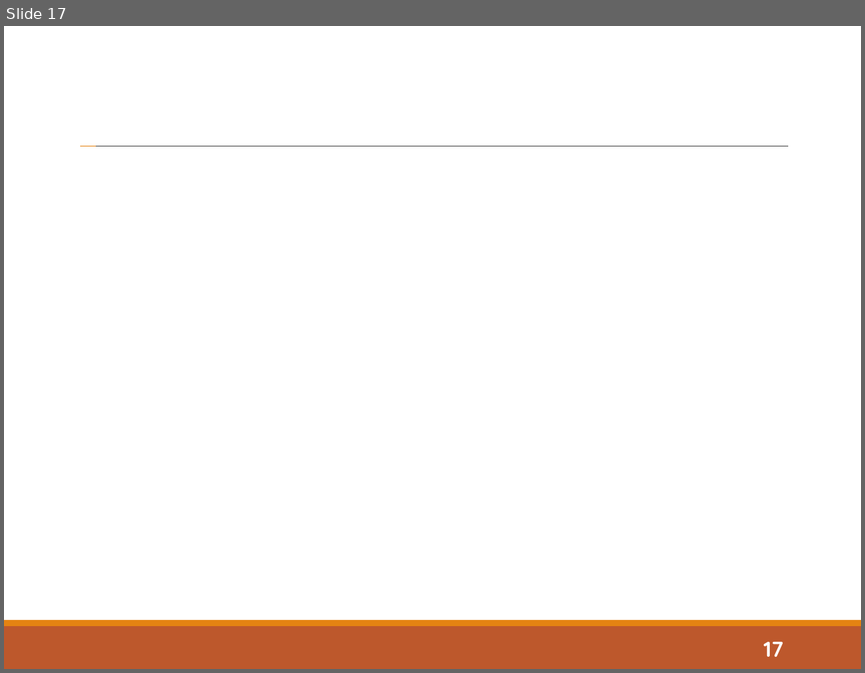
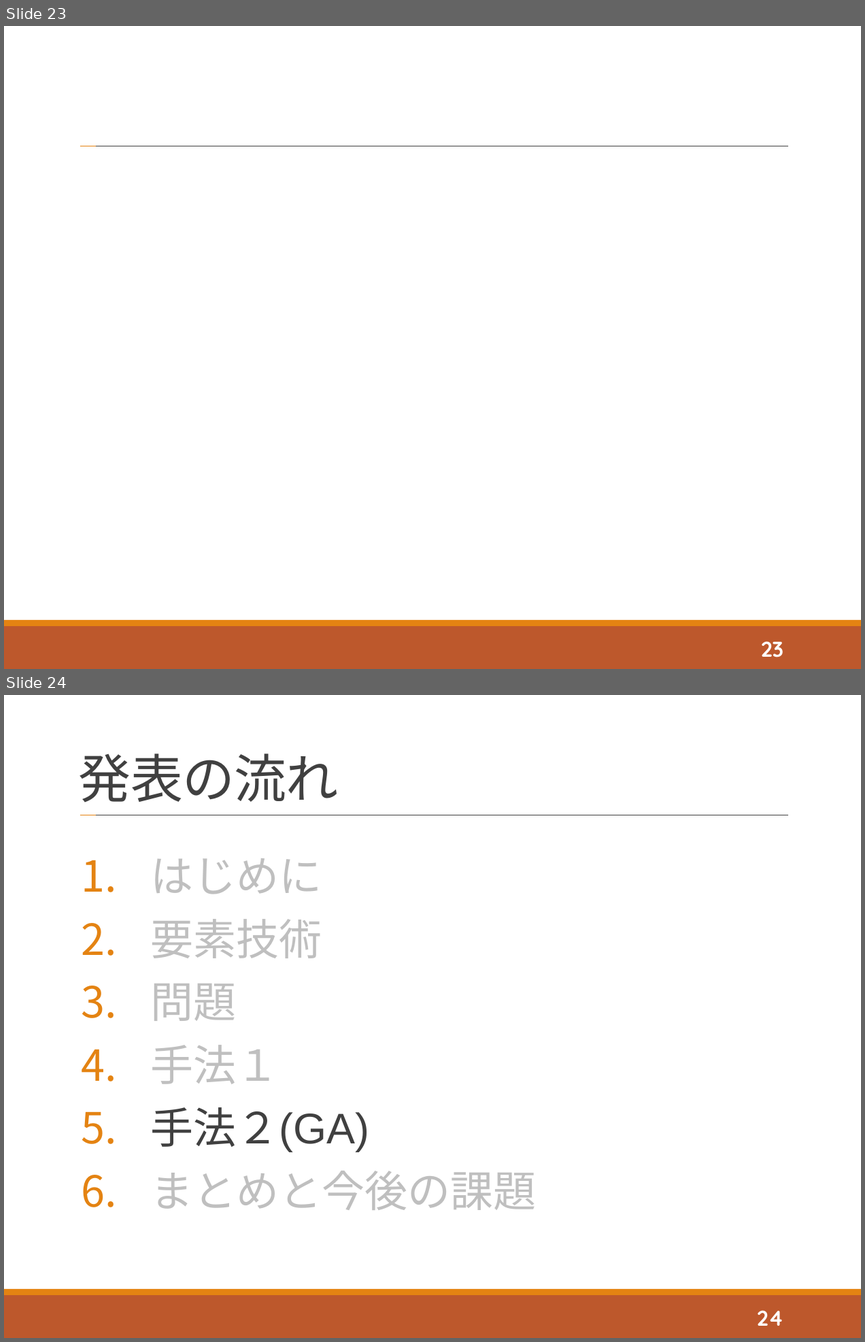
Before and after one commit to tatsuya-sugiyama/WeeklyReport, a slide deck: report/2020後期/2020_2nd_sugiyama.pptx. Shown one above the other, each under a label of ours: slide 17 before the commit, slides 23 and 24 after it. The pictures are 865x673 and 865x1342 pixels, drawn with LibreOffice and Linux fonts; fonts in the diff are those of the drawing. Boxes give left, top, right and bottom in pixels: in the first picture for what was removed or moved away, otherwise in the second. Text is boxed around its words. In the diff, an @@ line names an element or a change of style, - is before the commit and + after.

```diff
--- a/report/2020後期/2020_2nd_sugiyama.pptx
+++ b/report/2020後期/2020_2nd_sugiyama.pptx
@@ slide 24 added at (4, 695, 861, 1338), background #FFFFFF; not listed: 4 template elements that a slide beside it also shows @@
@@ title added at (79, 753, 339, 802), 44 pt, text #404040 @@
+発表の流れ
@@ text added at (151, 858, 536, 1210), 36 pt, text #BFBFBF @@
+1. はじめに
+2. 要素技術
+3. 問題
+4. 手法１
+5. 手法２(GA)
+6. まとめと今後の課題
@@ page number added at (757, 1310, 783, 1325), 18 pt, text #FFFFFF, bold @@
+24
@@ what was slide 17 is now slide 23 @@
@@ page number at (761, 641, 783, 657): text changed @@
-17
+23
```
Also in this commit, not shown: 11 slides changed, 7 other slides added, 2 other files.
